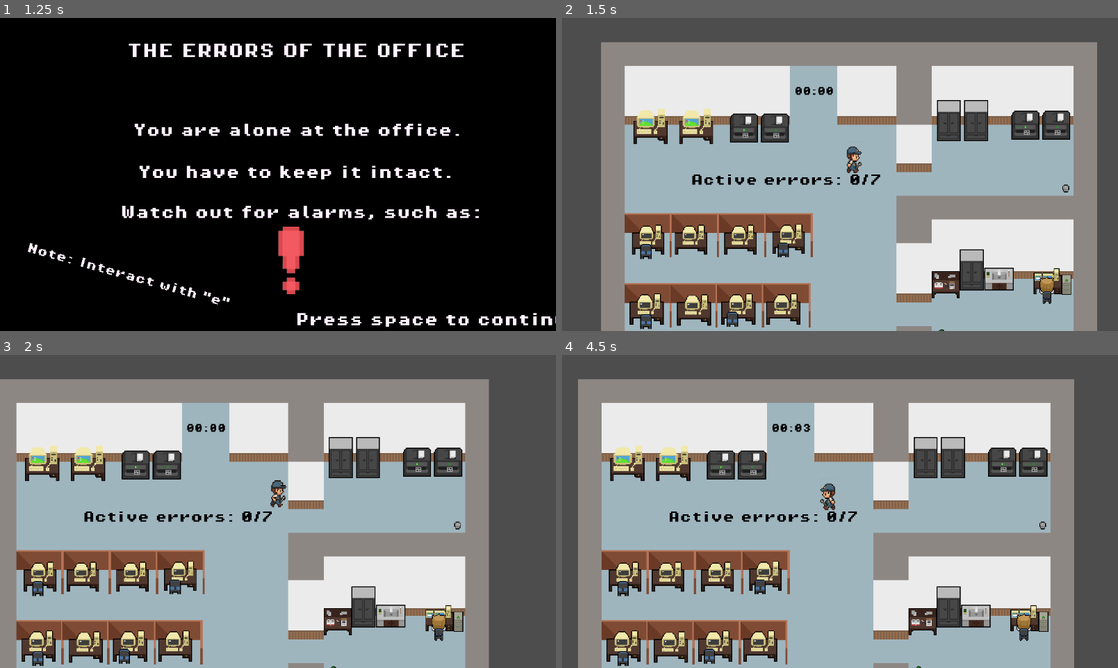
Above: before the commit, frames 1-4 (two rows, left to right).
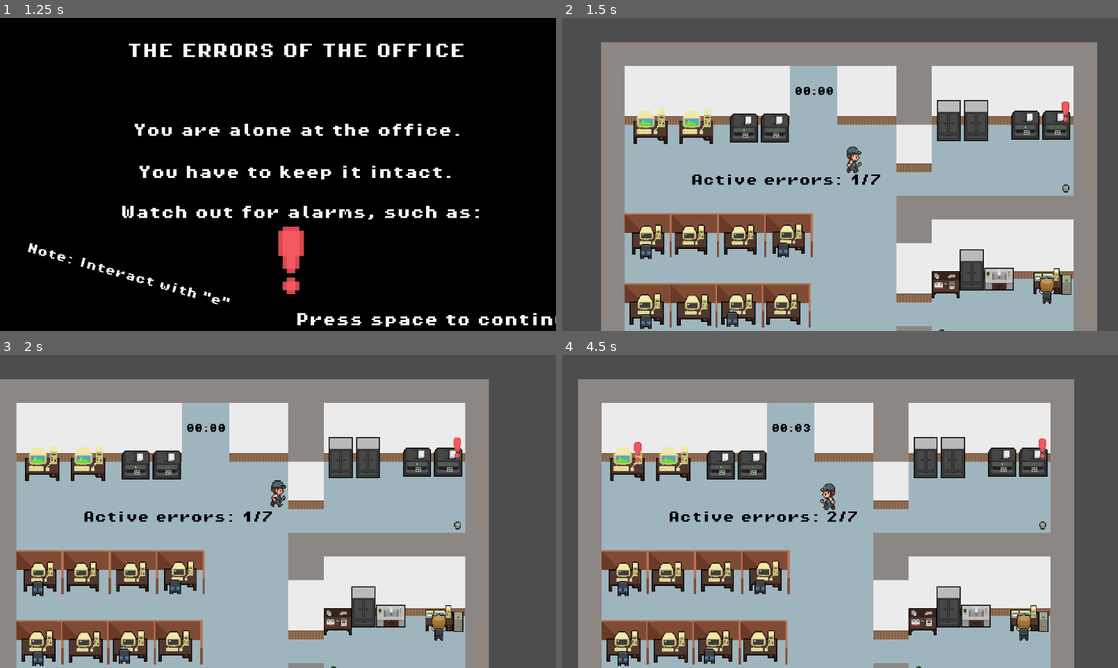
Above: after the commit, the same moments.

Repository: Lenni707/gamejam
Game: Godot game, scene res://Scenes/title_screen.tscn
Two runs of this game, one before a commit and one after it. Both use one fixed random seed, a clock stepped at 60 frames per second and the inputs below.
Inputs (mouse positions are in pixels of both pictures, inside the frame that each line leads up to):
- Up to frame 1 (1.25 s): click (283, 161) at 0.5 s
- Up to frame 2 (1.5 s): tap Space at 1.25 s; move the mouse to (962, 158) at 1.27 s; hold D (right) from 1.28 s (still down); hold Enter (ui_accept) from 1.28 s (still down); click (962, 158) at 1.42 s
- Up to frame 3 (2 s): keep holding D (right); keep holding Enter (ui_accept)
- Up to frame 4 (4.5 s): release D (right) at 2 s; release Enter (ui_accept) at 2 s; drag from (728, 527) to (606, 577) at 2.02 s; move the mouse to (895, 442) at 2.77 s; hold D (right) 2.78-3.5 s; hold Enter (ui_accept) 2.78-3.5 s; click (895, 442) at 2.92 s; drag from (812, 574) to (650, 577) at 3.52 s; tap Enter (ui_accept) at 4.25 s; move the mouse to (1006, 558) at 4.27 s; hold A (left) from 4.28 s (still down); hold Enter (ui_accept) from 4.28 s (still down); click (1006, 558) at 4.42 s

Frame 1 is identical in both runs. In frame 2, 0.1% of the frame differs, in the area x 51-92%, y 26-54%; in frame 3, 0.1%; in frame 4, 0.2%, in the area x 12-88%, y 26-54%.

Commit message:
sounds + final checks

Diff:
--- a/Scenes/alarm.tscn
+++ b/Scenes/alarm.tscn
@@ -1,7 +1,8 @@
-[gd_scene load_steps=7 format=3 uid="uid://ttbduj02m7tv"]
+[gd_scene load_steps=8 format=3 uid="uid://ttbduj02m7tv"]
 
 [ext_resource type="Script" uid="uid://btaoqjwcmftcq" path="res://scripts/alarm.gd" id="1_ck6sr"]
 [ext_resource type="Texture2D" uid="uid://dilgb5kpsc3ny" path="res://Assets/free-office-pixel-art/alarm.png" id="2_ck6sr"]
+[ext_resource type="AudioStream" uid="uid://djasbdn0sxa1f" path="res://Sound/error_sound.mp3" id="3_q2sfq"]
 
 [sub_resource type="CircleShape2D" id="CircleShape2D_ck6sr"]
 radius = 28.0179
@@ -88,6 +89,7 @@
 }
 autoplay = "alarm"
 
-[node name="AudioStreamPlayer2D-nohc machen" type="AudioStreamPlayer2D" parent="."]
+[node name="AudioStreamPlayer2D" type="AudioStreamPlayer2D" parent="."]
+stream = ExtResource("3_q2sfq")
 
 [connection signal="body_entered" from="Area2D" to="." method="_on_area_2d_body_entered"]
--- a/Scenes/death_screen.tscn
+++ b/Scenes/death_screen.tscn
@@ -1,7 +1,8 @@
-[gd_scene load_steps=3 format=3 uid="uid://d1nevuhfsbomg"]
+[gd_scene load_steps=4 format=3 uid="uid://d1nevuhfsbomg"]
 
 [ext_resource type="FontFile" uid="uid://cykpy8xitxqbn" path="res://Assets/fonts/PixelOperator8-Bold.ttf" id="1_8hps1"]
 [ext_resource type="Script" uid="uid://b7jajob6jqb3j" path="res://scripts/death_screen.gd" id="1_rwas2"]
+[ext_resource type="AudioStream" uid="uid://d27mor8vi08cg" path="res://Sound/death.mp3" id="3_tseak"]
 
 [node name="death_screen" type="Control"]
 layout_mode = 3
@@ -81,3 +82,7 @@
 theme_override_colors/font_color = Color(1, 0.956863, 1, 1)
 theme_override_fonts/font = ExtResource("1_8hps1")
 text = "Press space to try again"
+
+[node name="AudioStreamPlayer2D" type="AudioStreamPlayer2D" parent="."]
+stream = ExtResource("3_tseak")
+autoplay = true
--- a/Scenes/paper.tscn
+++ b/Scenes/paper.tscn
@@ -1,7 +1,8 @@
-[gd_scene load_steps=5 format=3 uid="uid://d0mcduflah31a"]
+[gd_scene load_steps=6 format=3 uid="uid://d0mcduflah31a"]
 
 [ext_resource type="Texture2D" uid="uid://bew1ygtuibyq2" path="res://Assets/printer_game/PAPER-1.png" id="1_thabk"]
 [ext_resource type="Script" uid="uid://bw0rscr0hojru" path="res://scripts/paper.gd" id="2_c7gsp"]
+[ext_resource type="AudioStream" uid="uid://bys1dwccfpj1u" path="res://Sound/PAPER.mp3" id="3_322pb"]
 
 [sub_resource type="GDScript" id="GDScript_c7gsp"]
 script/source = "extends Area2D
@@ -21,3 +22,5 @@
 shape = SubResource("CircleShape2D_c7gsp")
 
 [node name="AudioStreamPlayer2D" type="AudioStreamPlayer2D" parent="."]
+stream = ExtResource("3_322pb")
+volume_db = 6.261
--- a/scripts/alarm.gd
+++ b/scripts/alarm.gd
@@ -24,7 +24,7 @@
 	if !active:
 		active = true
 		sprite.visible = true
-
+		$"AudioStreamPlayer2D".play()
 func stop_alarm():
 	print("[Alarm:", name, "] stop_alarm called. active=", active)
 
--- a/scripts/game.gd
+++ b/scripts/game.gd
@@ -29,7 +29,7 @@
 	# spawns the alarms
 	#for i in alarms.keys():
 		#trigger_problem(i)
-
+	trigger_random_alarm_if_free()
 func _process(delta: float) -> void:
 	counter.text = "Active errors: " + str(get_active_alarms().size()) + "/7"
 	if get_active_alarms().size() >= 7:
@@ -63,8 +63,8 @@
 
 
 @export var check_interval: float = 3.0
-@export var base_prob: float = 0.2
-@export var grow_rate: float = 0.009
+@export var base_prob: float = 0.23
+@export var grow_rate: float = 0.0065
 @export var max_prob: float = 1.0
 
 var elapsed_time := 0.0
@@ -79,6 +79,8 @@
 	print(p)
 	if randf() < p:
 		trigger_random_alarm_if_free()
+	if p > 0.7:
+		grow_rate = 0.005
 
 # Escape menu
 @export var escape_menu_scene: PackedScene
--- a/scripts/paper.gd
+++ b/scripts/paper.gd
@@ -6,6 +6,7 @@
 	if event is InputEventMouseButton and event.button_index == MOUSE_BUTTON_LEFT:
 		if event.pressed and get_rect().has_point(get_local_mouse_position()): # that has to work better but idk how :(
 			dragging = true
+			$AudioStreamPlayer2D.play()
 		else:
 			dragging = false
 
Not shown, added: Sound/PAPER.mp3.import
Not shown, added: Sound/death.mp3.import
Not shown, added: Sound/error_sound.mp3.import
Not shown, removed: Assets/soundss/PAPER.m4a
Not shown, removed: Assets/soundss/PAPER.m4a2169815008.tmp
Not shown, removed: Assets/soundss/PAPER.m4a2196579442.tmp
Not shown, added: Sound/PAPER.mp3
Not shown, added: Sound/death.mp3
Not shown, added: Sound/error_sound.mp3
